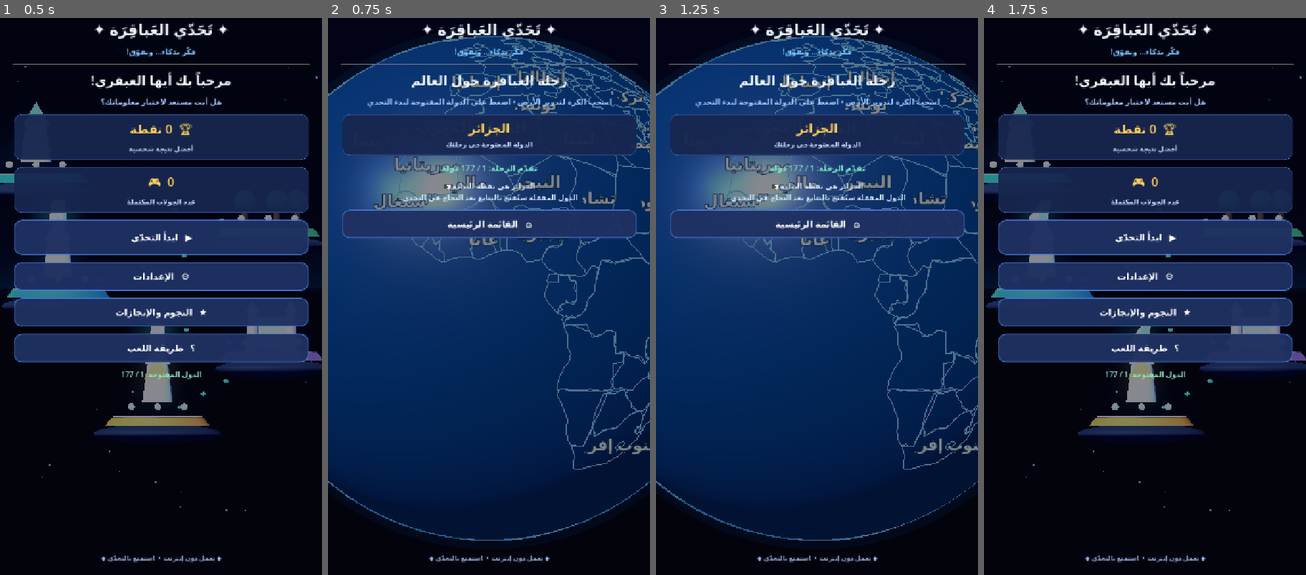
Above: before the commit, frames 1-4 (left to right).
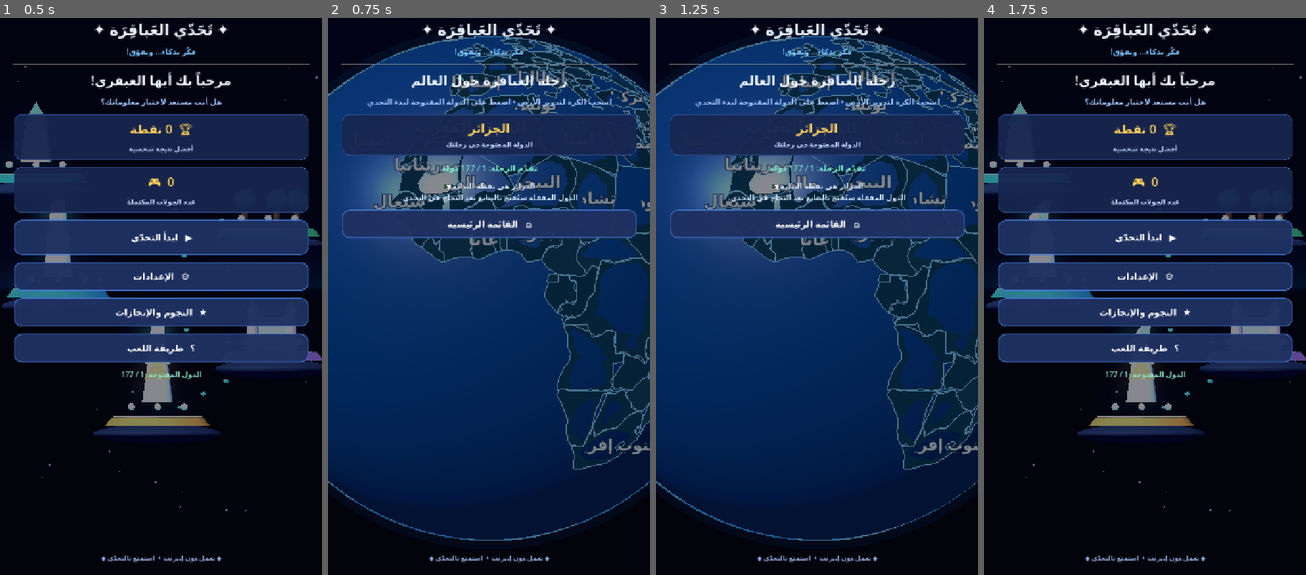
Above: after the commit, the same moments.

Repository: mahdialloui01-art/challenge-
Game: Godot game, scene res://scenes/main.tscn
Same seed, same stepped clock (60 frames per second), same inputs: the game is played once before the commit and once after it.
Inputs:
- Up to frame 1 (0.5 s): no input
- Up to frame 2 (0.75 s): click "▶ ابدأ التحدّي" at 0.5 s
- Up to frame 3 (1.25 s): no input
- Up to frame 4 (1.75 s): click "⌂ القائمة الرئيسية" at 1.25 s

Frame 1 is identical in both runs. In frame 2, 9.1% of the frame differs, in the area x 4-100%, y 3-69%; in frame 3, 8.9%; in frame 4, nothing differs.

Commit message:
Render country land shapes on the interactive 3D globe

Diff:
--- a/scripts/world_globe.gd
+++ b/scripts/world_globe.gd
@@ -132,6 +132,7 @@
         if code.is_empty():
             continue
         features_by_code[code] = feature
+        _add_country_land(feature, features_by_code.size())
         var country_lines := MeshInstance3D.new()
         var immediate := ImmediateMesh.new()
         var polygons: Array = feature.get("g", [])
@@ -148,6 +149,44 @@
         add_child(country_lines)
 
     _add_country_labels()
+
+func _add_country_land(feature: Dictionary, country_number: int) -> void:
+    var land_mesh := ImmediateMesh.new()
+    var land_material := StandardMaterial3D.new()
+    land_material.albedo_color = Color("#397d68") if country_number % 3 == 0 else (Color("#47896e") if country_number % 3 == 1 else Color("#36745f"))
+    land_material.roughness = 0.92
+    land_material.cull_mode = BaseMaterial3D.CULL_DISABLED
+    land_material.metallic = 0.0
+    for polygon in feature.get("g", []):
+        if polygon.is_empty():
+            continue
+        var outer_ring: Array = polygon[0]
+        var points := PackedVector2Array()
+        var previous_lon := 0.0
+        for coord in outer_ring:
+            var longitude := float(coord[0])
+            if not points.is_empty():
+                while longitude - previous_lon > 180.0:
+                    longitude -= 360.0
+                while longitude - previous_lon < -180.0:
+                    longitude += 360.0
+            points.append(Vector2(longitude, float(coord[1])))
+            previous_lon = longitude
+        if points.size() < 3:
+            continue
+        var triangles := Geometry2D.triangulate_polygon(points)
+        if triangles.size() < 3:
+            continue
+        land_mesh.surface_begin(Mesh.PRIMITIVE_TRIANGLES, land_material)
+        for vertex_index in triangles:
+            var point: Vector2 = points[vertex_index]
+            land_mesh.surface_add_vertex(_geo_to_sphere(wrapf(point.x, -180.0, 180.0), point.y, GLOBE_RADIUS + 0.004))
+        land_mesh.surface_end()
+    if land_mesh.get_surface_count() > 0:
+        var land_instance := MeshInstance3D.new()
+        land_instance.mesh = land_mesh
+        land_instance.cast_shadow = GeometryInstance3D.SHADOW_CASTING_SETTING_OFF
+        add_child(land_instance)
 
 func _add_country_labels() -> void:
     for code in country_route:
